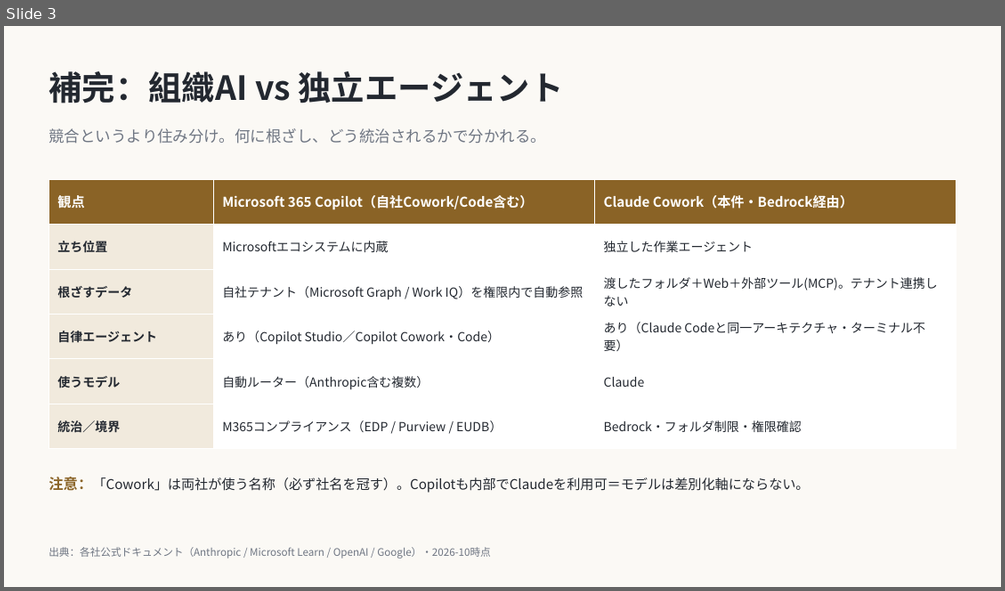
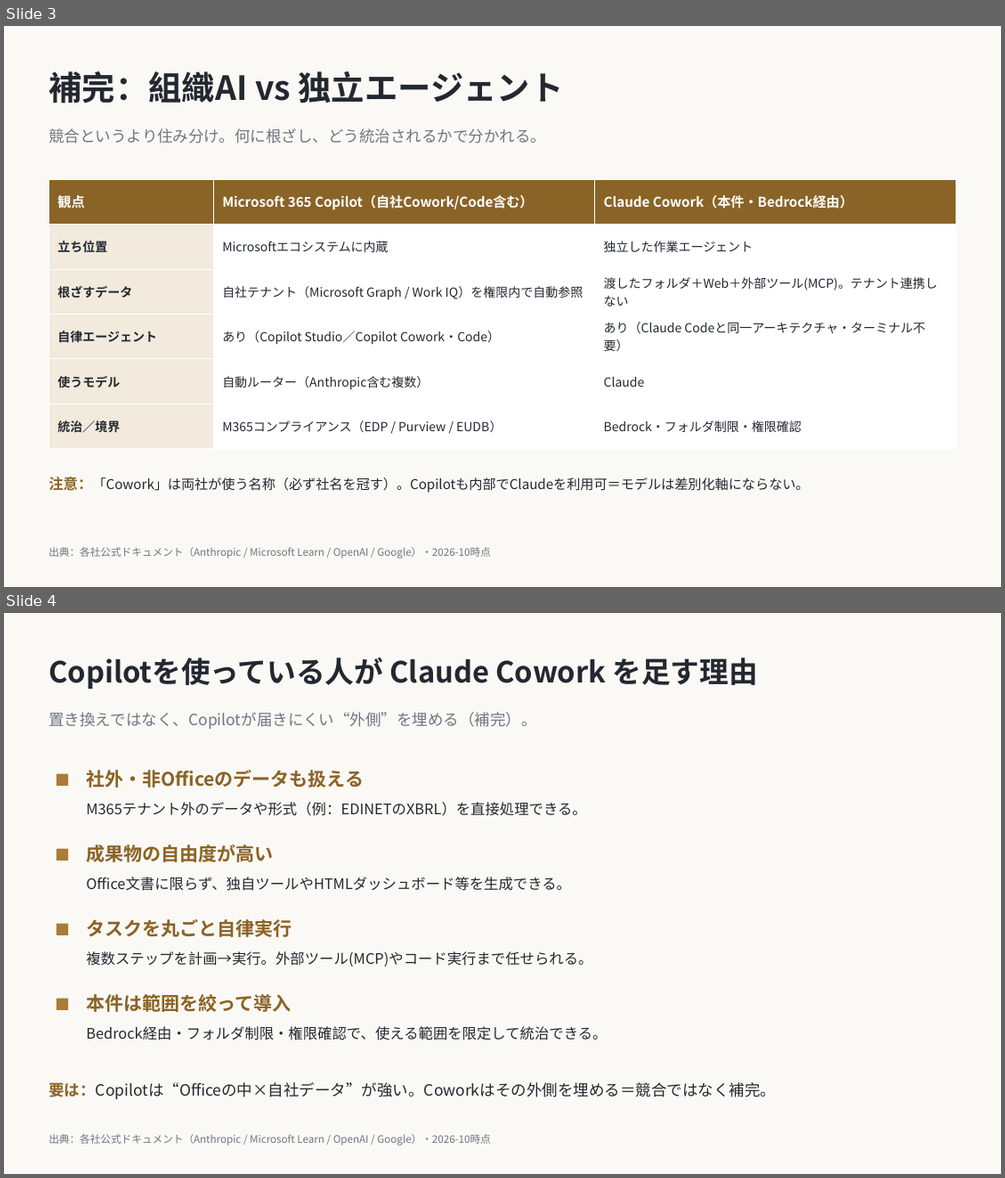
Before and after one commit to ctc-itkr/claude-hands-on, a slide deck: docs/03_参考資料/Copilot_Cowork_競合比較.pptx. Shown one above the other, each under a label of ours: slide 3 before the commit, slides 3 and 4 after it. The pictures are 1005x591 and 1005x1178 pixels, drawn with LibreOffice and Linux fonts; fonts in the diff are those of the drawing. Boxes give left, top, right and bottom in pixels: in the first picture for what was removed or moved away, otherwise in the second. Text is boxed around its words. In the diff, an @@ line names an element or a change of style, - is before the commit and + after.

```diff
--- a/docs/03_参考資料/Copilot_Cowork_競合比較.pptx
+++ b/docs/03_参考資料/Copilot_Cowork_競合比較.pptx
@@ slide 4 added at [4, 613, 1001, 1174], background #FFFFFF @@
@@ rectangle added at [4, 613, 1001, 1174], fill #FBF9F5 @@
@@ text added at [48, 657, 758, 689], 28 pt, text #232830, bold @@
+Copilotを使っている人が Claude Cowork を足す理由
@@ text added at [48, 712, 536, 729], 15 pt, text #6F7683 @@
+置き換えではなく、Copilotが届きにくい“外側”を埋める（補完）。
@@ text added at [86, 770, 364, 787], 18 pt, text #8A6326, bold @@
+社外・非Officeのデータも扱える
@@ rectangle added at [57, 774, 68, 786], fill #A97C37 @@
@@ text added at [86, 802, 586, 816], 14 pt, text #232830 @@
+M365テナント外のデータや形式（例：EDINETのXBRL）を直接処理できる。
@@ rectangle added at [57, 849, 68, 860], fill #A97C37 @@
@@ text added at [86, 844, 273, 862], 18 pt, text #8A6326, bold @@
+成果物の自由度が高い
@@ text added at [86, 876, 571, 891], 14 pt, text #232830 @@
+Office文書に限らず、独自ツールやHTMLダッシュボード等を生成できる。
@@ rectangle added at [57, 924, 68, 935], fill #A97C37 @@
@@ text added at [86, 919, 291, 937], 18 pt, text #8A6326, bold @@
+タスクを丸ごと自律実行
@@ text added at [86, 951, 592, 966], 14 pt, text #232830 @@
+複数ステップを計画→実行。外部ツール(MCP)やコード実行まで任せられる。
@@ rectangle added at [57, 998, 68, 1010], fill #A97C37 @@
@@ text added at [86, 994, 291, 1012], 18 pt, text #8A6326, bold @@
+本件は範囲を絞って導入
@@ text added at [86, 1026, 607, 1040], 14 pt, text #232830 @@
+Bedrock経由・フォルダ制限・権限確認で、使える範囲を限定して統治できる。
@@ text added at [48, 1082, 776, 1099], 15 pt, text #232830 @@
+要は：Copilotは“Officeの中×自社データ”が強い。Coworkはその外側を埋める＝競合ではなく補完。
@@ text added at [48, 1134, 491, 1145], 10 pt, text #6F7683 @@
+出典：各社公式ドキュメント（Anthropic / Microsoft Learn / OpenAI / Google）・2026-10時点
```
Also in this commit, not shown: 1 other slide added.
